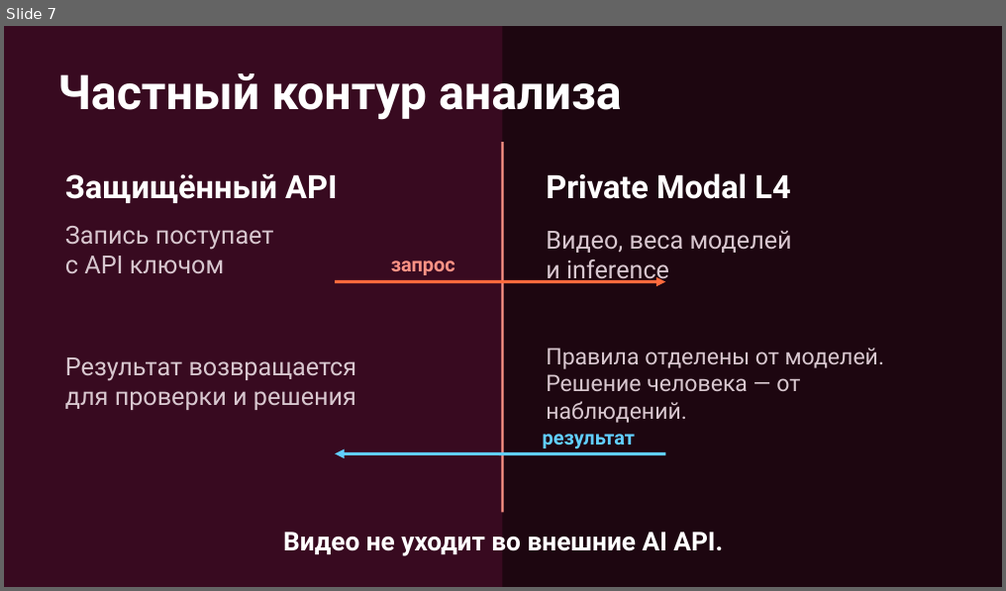
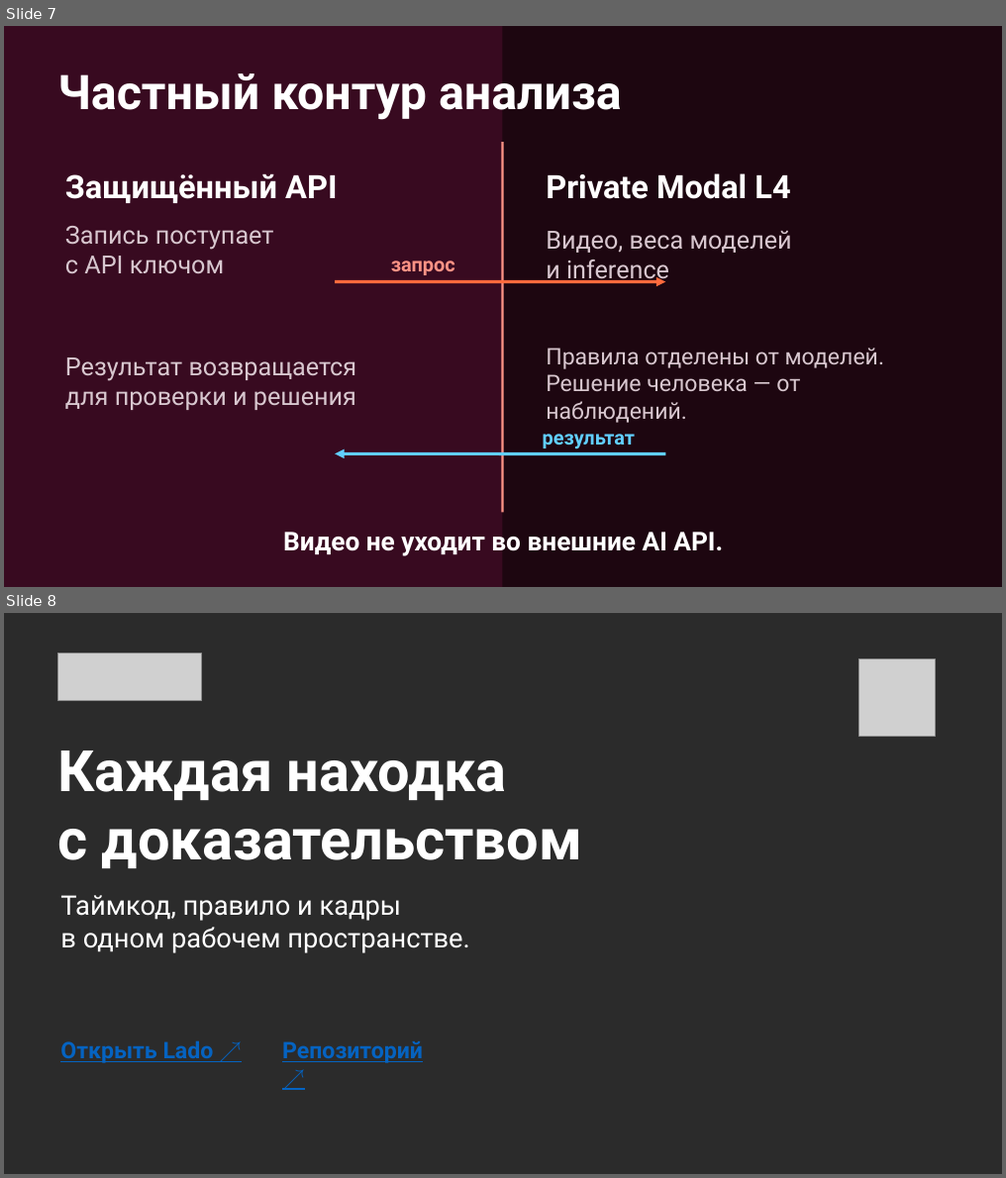
Before and after one commit to DarinaX2005X/dreamteam-datathon, a slide deck: presentation/pitch/output/lado-pitch.pptx. Shown one above the other, each under a label of ours: slide 7 before the commit, slides 7 and 8 after it. The pictures are 1006x591 and 1006x1178 pixels, drawn with LibreOffice and Linux fonts; fonts in the diff are those of the drawing; grey boxes stand for pictures; background and template pictures are left out; a plain dark background stands for a picture behind light text. Boxes give left, top, right and bottom in pixels: in the first picture for what was removed or moved away, otherwise in the second. Text is boxed around its words. In the diff, an @@ line names an element or a change of style, - is before the commit and + after.

```diff
--- a/presentation/pitch/output/lado-pitch.pptx
+++ b/presentation/pitch/output/lado-pitch.pptx
@@ slide 8 added at [4,613,1002,1174], background picture (left out) @@
@@ picture added at [57,654,202,700] @@
@@ picture added at [859,660,936,736] @@
@@ text added at [57,751,582,868], 55 pt, text #FFFFFF, bold @@
+Каждая находка
+с доказательством
@@ text added at [60,895,470,954], 26 pt, text #FFFFFF @@
+Таймкод, правило и кадры
+в одном рабочем пространстве.
@@ text added at [60,1041,214,1063], 22 pt, text #0563C1, bold, underline @@
+Открыть Lado ↗
@@ text added at [282,1042,423,1063], 22 pt, text #0563C1, bold, underline @@
+Репозиторий ↗
```
Also in this commit, not shown: 2 slides changed, 2 other slides added, 3 slides removed, 15 other files.
